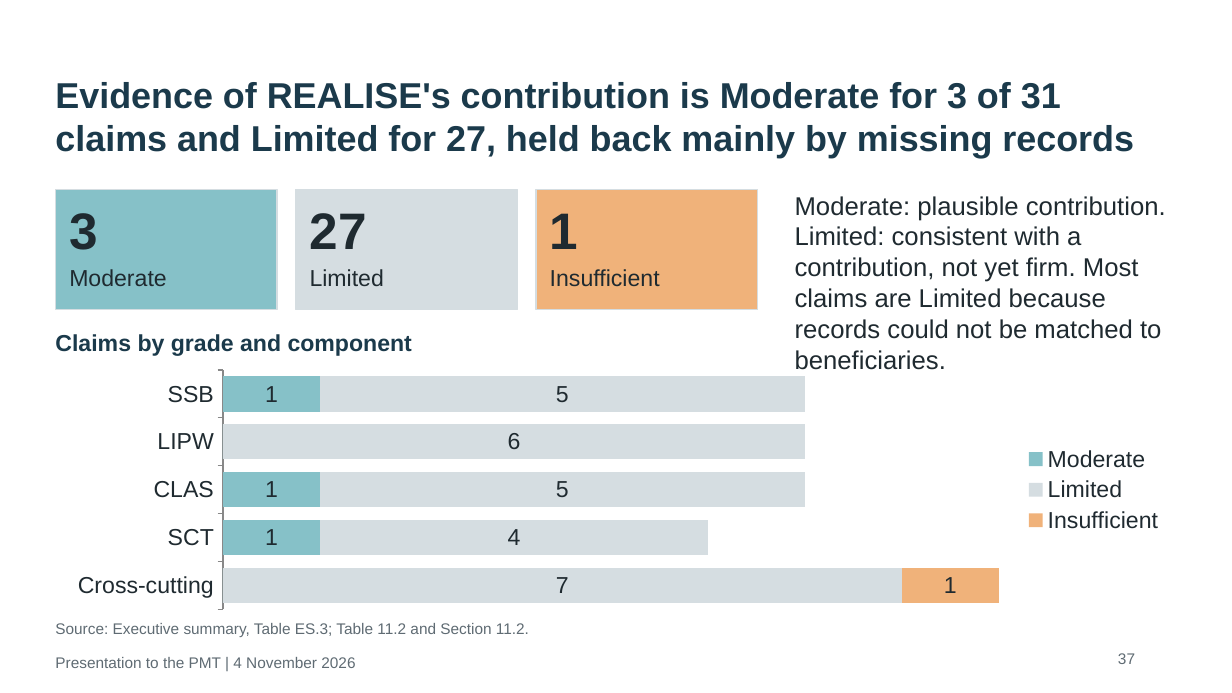
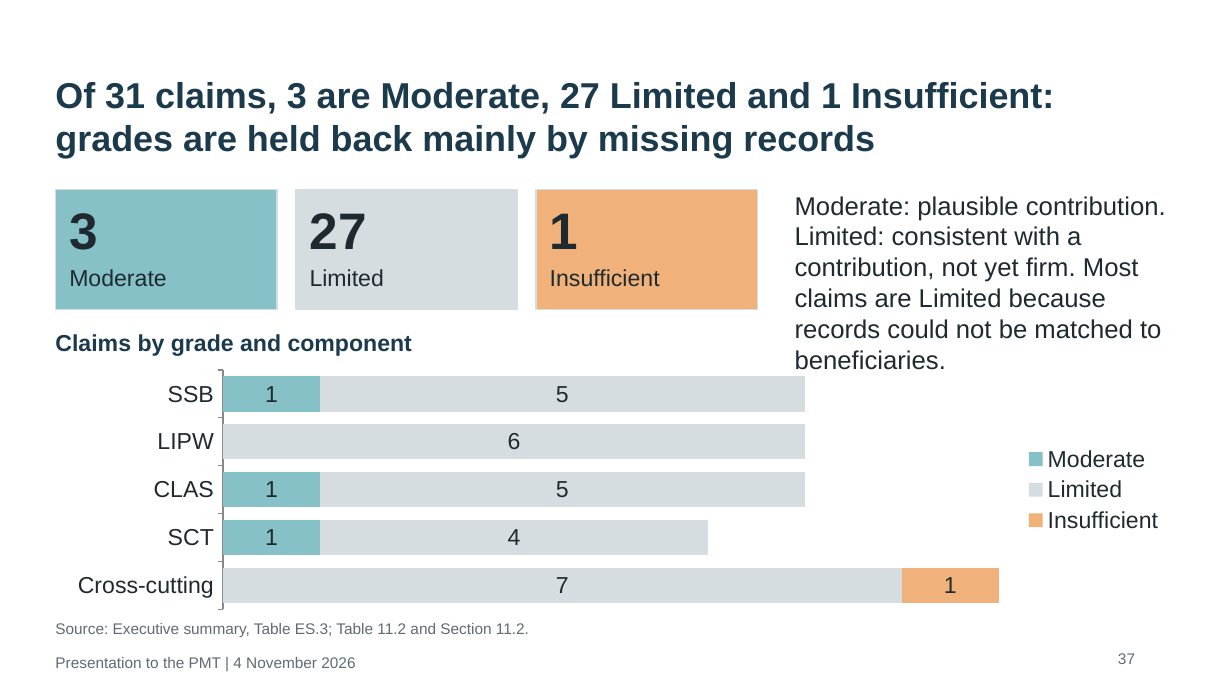
Before and after one commit to kokouekpinda/kokouekpinda, a slide deck: slide 23 of deliverables/REALISE_PMT_Presentation_v5.pptx. Drawn at 1232x693 pixels with LibreOffice and Linux fonts; fonts in the diff are those of the drawing. Boxes give left, top, right and bottom in pixels: in the first picture for what was removed or moved away, otherwise in the second. Text is boxed around its words. In the diff, an @@ line names an element or a change of style, - is before the commit and + after.

```diff
--- a/deliverables/REALISE_PMT_Presentation_v5.pptx
+++ b/deliverables/REALISE_PMT_Presentation_v5.pptx
@@ title at (55, 82, 1054, 158): text changed @@
-Evidence of REALISE's contribution is Moderate for 3 of 31 claims and Limited for 27, held back mainly by missing records
+Of 31 claims, 3 are Moderate, 27 Limited and 1 Insufficient: grades are held back mainly by missing records
```
Also in this commit, not shown: 7 other slides changed.
